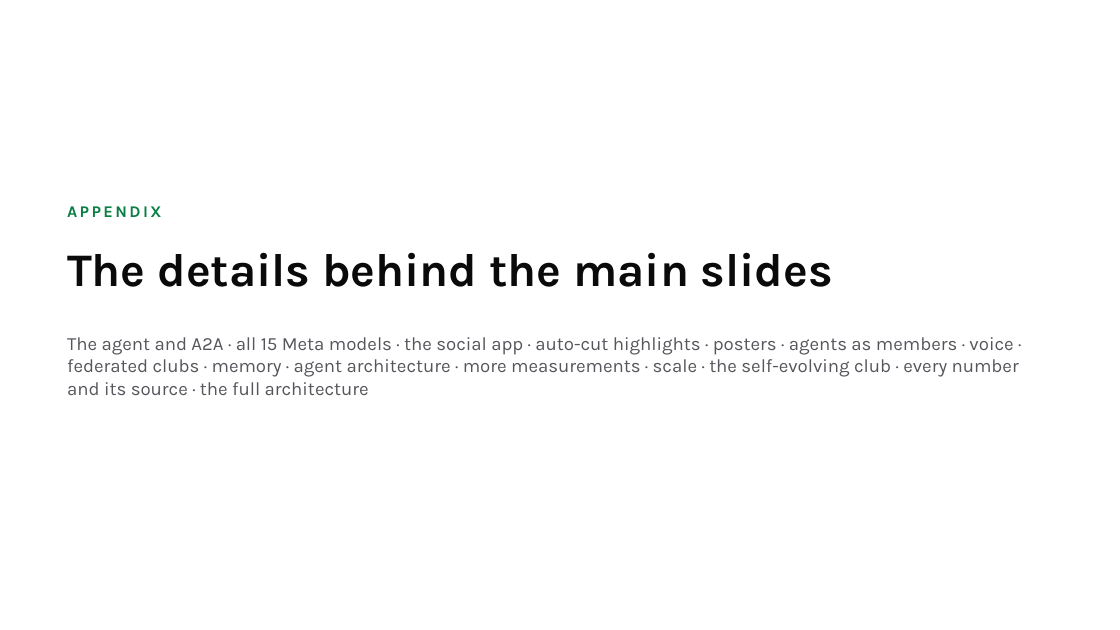
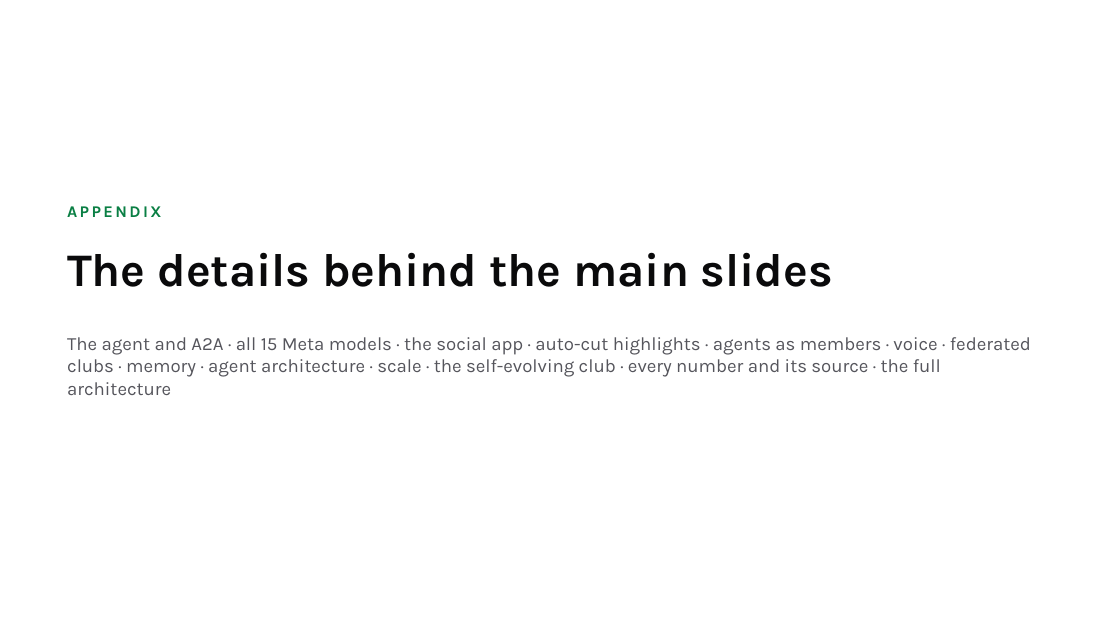
Before and after one commit to gino6178/serve-meta-hackathon, a slide deck: slide 17 of video/deck/Serve_Meta_deck.pptx. Drawn at 1120x630 pixels with LibreOffice and Linux fonts; fonts in the diff are those of the drawing. Boxes give left, top, right and bottom in pixels: in the first picture for what was removed or moved away, otherwise in the second. Text is boxed around its words. In the diff, an @@ line names an element or a change of style, - is before the commit and + after.

```diff
--- a/video/deck/Serve_Meta_deck.pptx
+++ b/video/deck/Serve_Meta_deck.pptx
@@ text at [67, 337, 1031, 395]: text changed @@
-The agent and A2A · all 15 Meta models · the social app · auto-cut highlights · posters · agents as members · voice · federated clubs · memory · agent architecture · more measurements · scale · the self-evolving club · every number and its source · the full architecture
+The agent and A2A · all 15 Meta models · the social app · auto-cut highlights · agents as members · voice · federated clubs · memory · agent architecture · scale · the self-evolving club · every number and its source · the full architecture
```
Also in this commit, not shown: 10 other slides changed, 2 slides removed, 2 other files.
